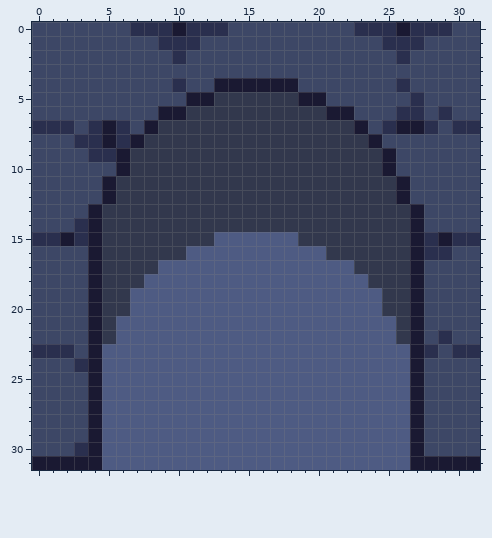
Pixel-art sprite -- RawAssets/Dungeon/Dungeon_1/Dungeon_1_Arch_Open.png. The picture above is the old version.
The file is 32x32 pixels. Colours within 5 levels of each other are drawn and written as one.
Now the later version:
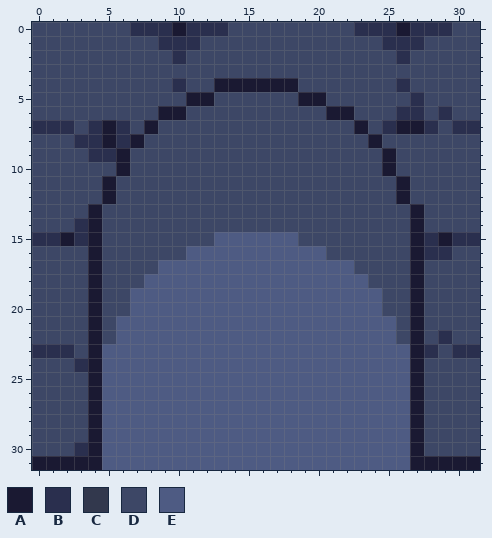
Palette (. is transparent): A #1a1932  B #2a2f4e  C #32384d  D #3d4766  E #4e5b83
Difference:
@@ x 0..31 @@
  4 DDDDDDDDDDBDDAAAAAADDDDDDDBDDDDD
- 5 DDDDDDDDDDDAACCCCCCAADDDDDDBDDDD
- 6 DDDDDDDDDAACCCCCCCCCCAADDDBBDBDD
- 7 BBBDBABDACCCCCCCCCCCCCCADBAABDBB
- 8 DDDBBABACCCCCCCCCCCCCCCCADDDDDDD
- 9 DDDDBBACCCCCCCCCCCCCCCCCCADDDDDD
-10 DDDDDDACCCCCCCCCCCCCCCCCCADDDDDD
-11 DDDDDACCCCCCCCCCCCCCCCCCCCADDDDD
-12 DDDDDACCCCCCCCCCCCCCCCCCCCADDDDD
-13 DDDDACCCCCCCCCCCCCCCCCCCCCCADDDD
-14 DDDBACCCCCCCCCCCCCCCCCCCCCCADDDD
-15 BBABACCCCCCCCEEEEEECCCCCCCCABABB
-16 DDDDACCCCCCEEEEEEEEEECCCCCCABBDD
-17 DDDDACCCCEEEEEEEEEEEEEECCCCADDDD
-18 DDDDACCCEEEEEEEEEEEEEEEECCCADDDD
-19 DDDDACCEEEEEEEEEEEEEEEEEECCADDDD
-20 DDDDACCEEEEEEEEEEEEEEEEEECCADDDD
-21 DDDDACEEEEEEEEEEEEEEEEEEEECADDDD
-22 DDDDACEEEEEEEEEEEEEEEEEEEECADBDD
+ 5 DDDDDDDDDDDAADDDDDDAADDDDDDBDDDD
+ 6 DDDDDDDDDAADDDDDDDDDDAADDDBBDBDD
+ 7 BBBDBABDADDDDDDDDDDDDDDADBAABDBB
+ 8 DDDBBABADDDDDDDDDDDDDDDDADDDDDDD
+ 9 DDDDBBADDDDDDDDDDDDDDDDDDADDDDDD
+10 DDDDDDADDDDDDDDDDDDDDDDDDADDDDDD
+11 DDDDDADDDDDDDDDDDDDDDDDDDDADDDDD
+12 DDDDDADDDDDDDDDDDDDDDDDDDDADDDDD
+13 DDDDADDDDDDDDDDDDDDDDDDDDDDADDDD
+14 DDDBADDDDDDDDDDDDDDDDDDDDDDADDDD
+15 BBABADDDDDDDDEEEEEEDDDDDDDDABABB
+16 DDDDADDDDDDEEEEEEEEEEDDDDDDABBDD
+17 DDDDADDDDEEEEEEEEEEEEEEDDDDADDDD
+18 DDDDADDDEEEEEEEEEEEEEEEEDDDADDDD
+19 DDDDADDEEEEEEEEEEEEEEEEEEDDADDDD
+20 DDDDADDEEEEEEEEEEEEEEEEEEDDADDDD
+21 DDDDADEEEEEEEEEEEEEEEEEEEEDADDDD
+22 DDDDADEEEEEEEEEEEEEEEEEEEEDADBDD
 23 BBBDAEEEEEEEEEEEEEEEEEEEEEEABDBB
Pixel boxes of the changes (left, top, right, bottom) in both pictures:
changed: (102, 92, 410, 344)
